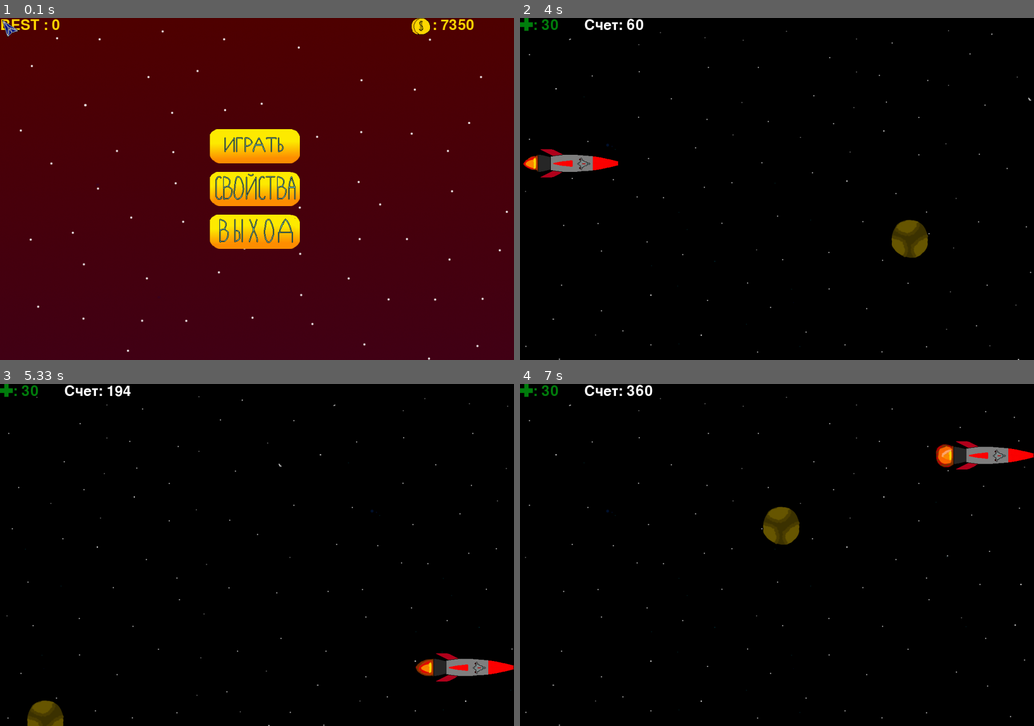
Above: before the commit, frames 1-4 (two rows, left to right).
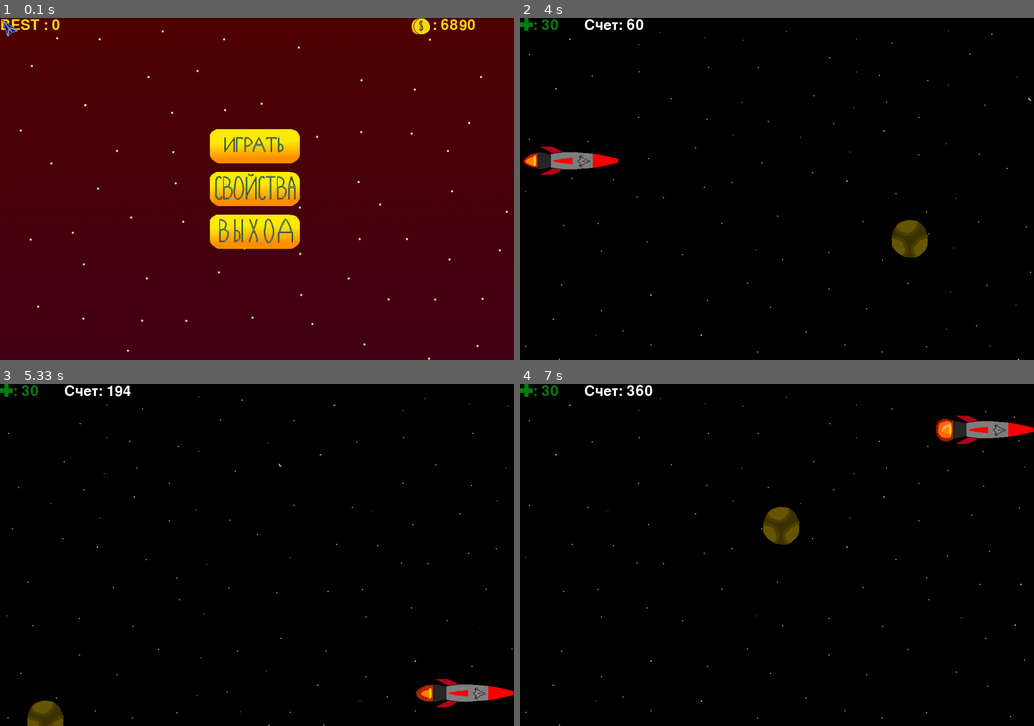
Above: after the commit, the same moments.

Repository: PismerovKir/YandexPygameProject
Game: pygame game, started from Тест прога.py
Same seed, same stepped clock (60 frames per second), same inputs: the game is played once before the commit and once after it.
Inputs (mouse positions are in pixels of both pictures, inside the frame that each line leads up to):
- Up to frame 1 (0.1 s): no input
- Up to frame 2 (4 s): click (777, 147) at 0.38 s; hold Left 3.35-3.93 s; hold Up from 3.97 s (still down)
- Up to frame 3 (5.33 s): release Up at 4.33 s; hold Right 4.37-5 s; hold Down from 5.03 s (still down)
- Up to frame 4 (7 s): release Down at 5.4 s; hold Left 5.43-5.9 s; hold Right 5.93-6.4 s; hold Up 6.43-6.73 s; hold Right from 6.77 s (still down)

The runs differ from the first frame. In frame 1, 0.1% of the frame differs, in the area x 85-93%, y 0-4%; in frame 2, 0.5%; in frame 3, 1.7%; in frame 4, 1.9%, in the area x 80-100%, y 9-25%.

Commit message:
фоновая музыка

Diff:
--- a/data/gamedata.txt
+++ b/data/gamedata.txt
@@ -1,5 +1,5 @@
 0
-7350
+6890
 25
-5
-19
+11
+21
--- a/Тест прога.py
+++ b/Тест прога.py
@@ -23,6 +23,8 @@
 
 screen = pygame.display.set_mode((WIDTH, HEIGHT))
 clock = pygame.time.Clock()
+pygame.mixer.music.load("music.mp3")
+pygame.mixer.music.play(-1, 0.0)
 
 
 def load_image(name, color_key=None):
Binary file removed: data/meteor.png
